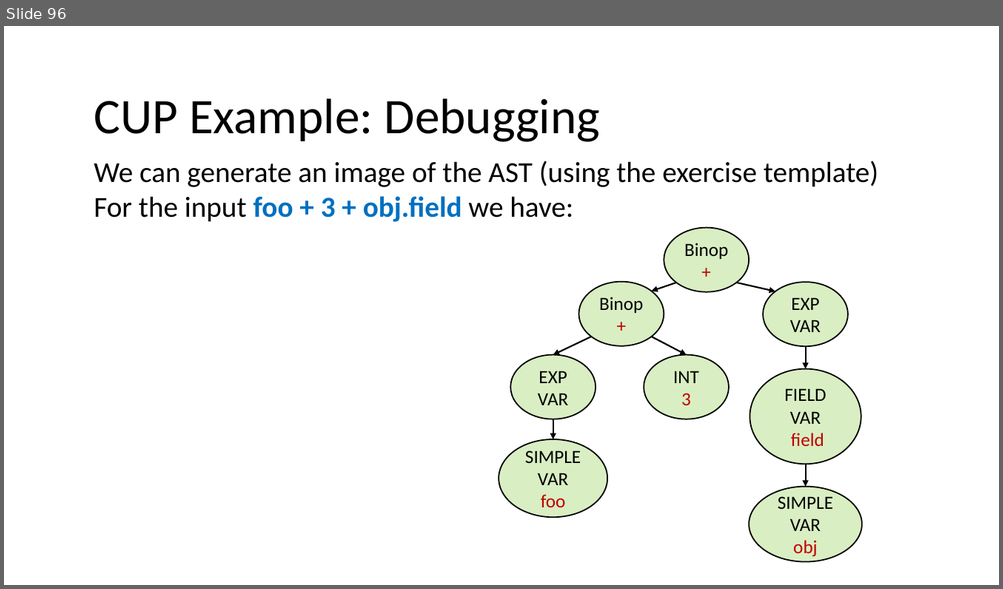
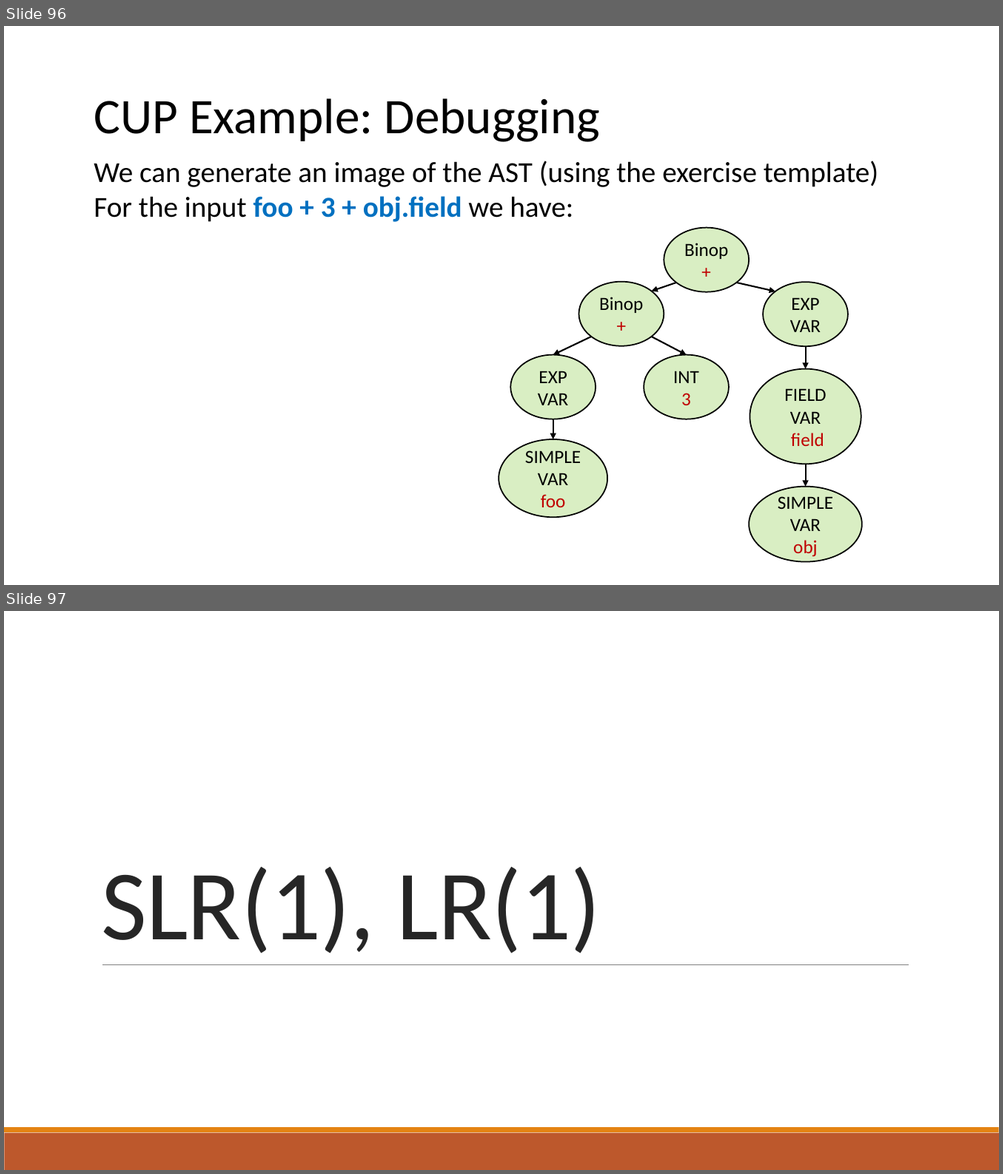
Before and after one commit to nivshani/compilation, a slide deck: slides/bottom_up_parsing.pptx. Shown one above the other, each under a label of ours: slide 96 before the commit, slides 96 and 97 after it. The pictures are 1003x589 and 1003x1174 pixels, drawn with LibreOffice and Linux fonts; fonts in the diff are those of the drawing. Boxes give left, top, right and bottom in pixels: in the first picture for what was removed or moved away, otherwise in the second. Text is boxed around its words. In the diff, an @@ line names an element or a change of style, - is before the commit and + after.

```diff
--- a/slides/bottom_up_parsing.pptx
+++ b/slides/bottom_up_parsing.pptx
@@ slide 97 added at (x1=4, y1=611, x2=999, y2=1170), background #FFFFFF @@
@@ title added at (x1=101, y1=867, x2=600, y2=954), 96 pt, text #262626 @@
+SLR(1), LR(1)
@@ line added from (102, 965) to (908, 965), #808080 0.5 pt @@
@@ rectangle added at (x1=4, y1=1133, x2=999, y2=1170), fill #BD582C @@
@@ rectangle added at (x1=4, y1=1128, x2=999, y2=1133), fill #E48312 @@
```
Also in this commit, not shown: 9 other slides added, 1 other file.
